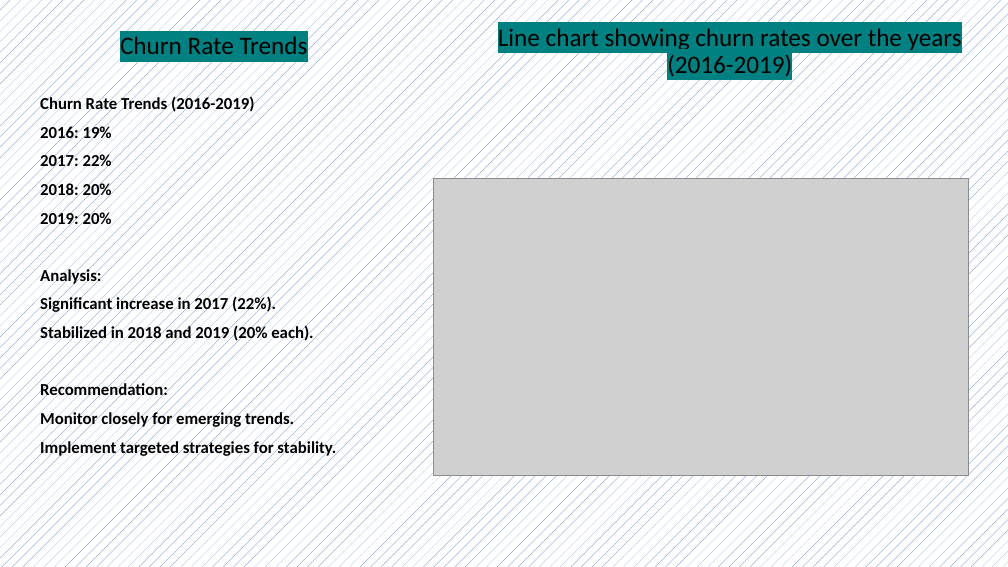
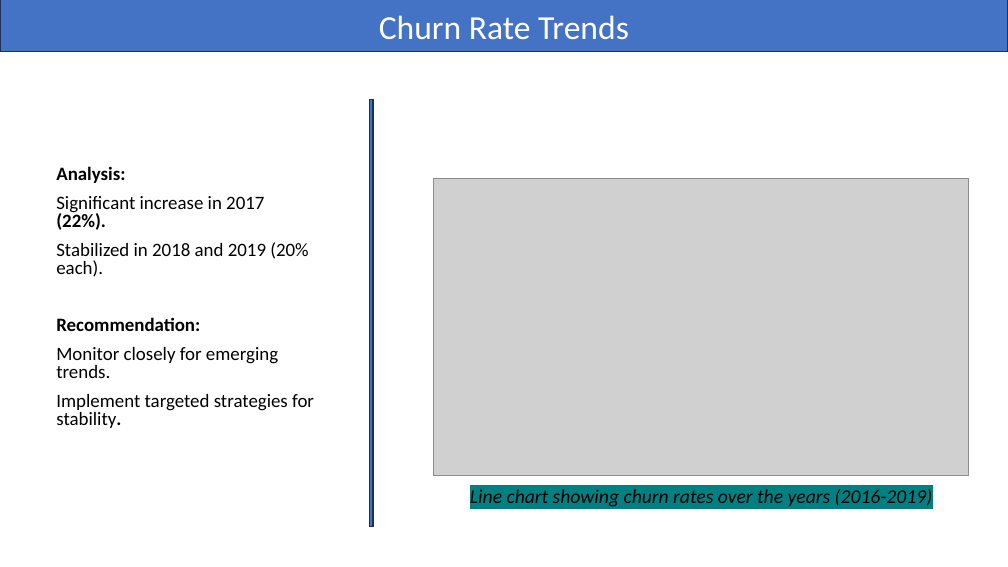
Before and after one commit to Lokesh272000/SQL-Project, a slide deck: slide 3 of Capstone Presentation.pptx. Drawn at 1008x567 pixels with LibreOffice and Linux fonts; fonts in the diff are those of the drawing; grey boxes stand for pictures. Boxes give left, top, right and bottom in pixels: in the first picture for what was removed or moved away, otherwise in the second. Text is boxed around its words. In the diff, an @@ line names an element or a change of style, - is before the commit and + after.

```diff
--- a/Capstone Presentation.pptx
+++ b/Capstone Presentation.pptx
@@ background pattern #4472C4 on #FFFFFF to #FFFFFF @@
@@ rectangle "Churn Rate Trends": place and size @@
-rectangle "Churn Rate Trends" at (120,36,308,54)
+rectangle "Churn Rate Trends" at (0,0,1008,51)
@@ rectangle "Churn Rate Trends" at (0,0,1008,51): size 24 to 32 pt, text colour #000000 to #FFFFFF, highlight #008080 to none; line spacing 0.9 to 1; vertical alignment bottom to middle; fill none to #4472C4; outline none to #1E3256 1 pt @@
@@ text at (40,96,254,228): paragraphs removed @@
-Churn Rate Trends (2016-2019)
-2016: 19%
-2017: 22%
-2018: 20%
-2019: 20%
@@ rectangle added at (369,99,373,527), fill #4472C4, outline #1E3256 1 pt @@
@@ text "Analysis:": place and size @@
-text "Analysis:" at (40,96,336,457)
+text "Analysis:" at (56,166,314,428)
@@ text "Analysis:" at (56,166,314,428): size 16 to 18 pt; bold off in "Significant increase in 2017", "Stabilized in 2018 and 2019 (20% each).", "Monitor closely for emerging trends.", "Implement targeted strategies for stability."; line spacing 0.9 to 0.8 @@
@@ text "Line chart showing churn rates ...": place and size @@
-text "Line chart showing churn rates ..." at (498,28,962,76)
+text "Line chart showing churn rates ..." at (470,489,933,507)
@@ text "Line chart showing churn rates ..." at (470,489,933,507): size 24 to 18.7 pt, italic on; line spacing 0.9 to 0.8 @@
```
Also in this commit, not shown: 19 other slides changed, 1 slide added, 1 slide removed.
